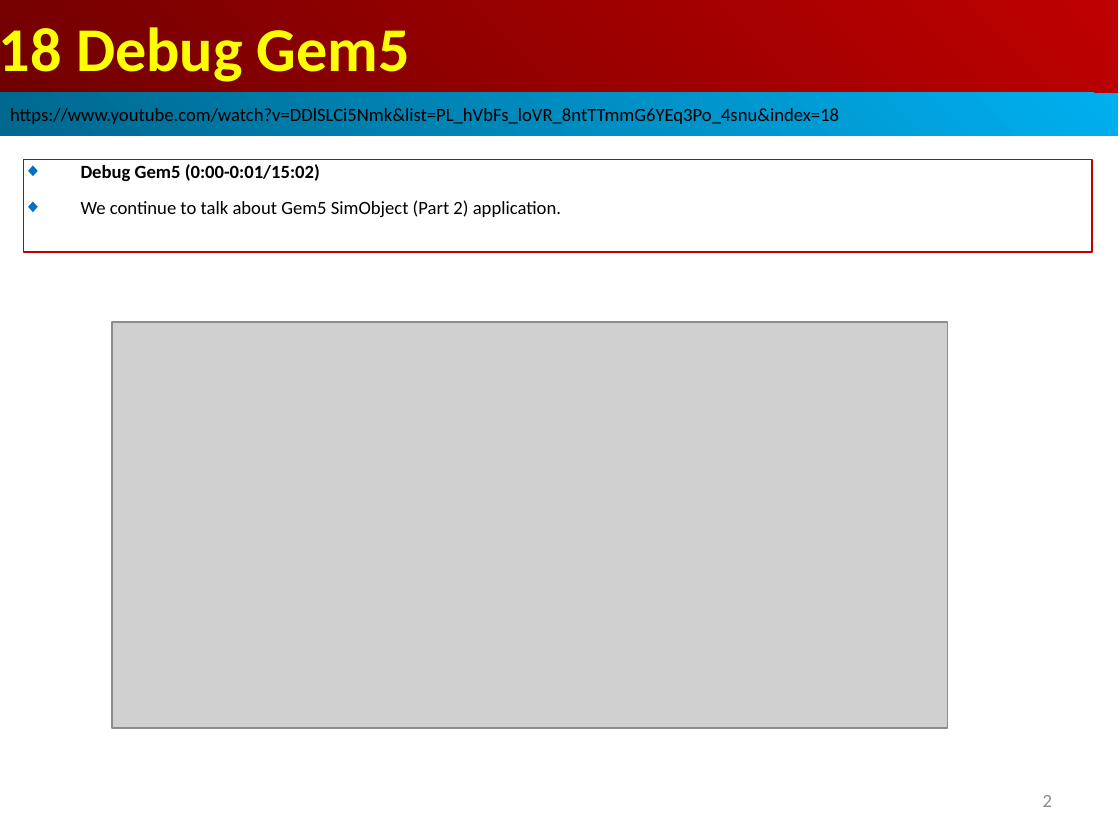
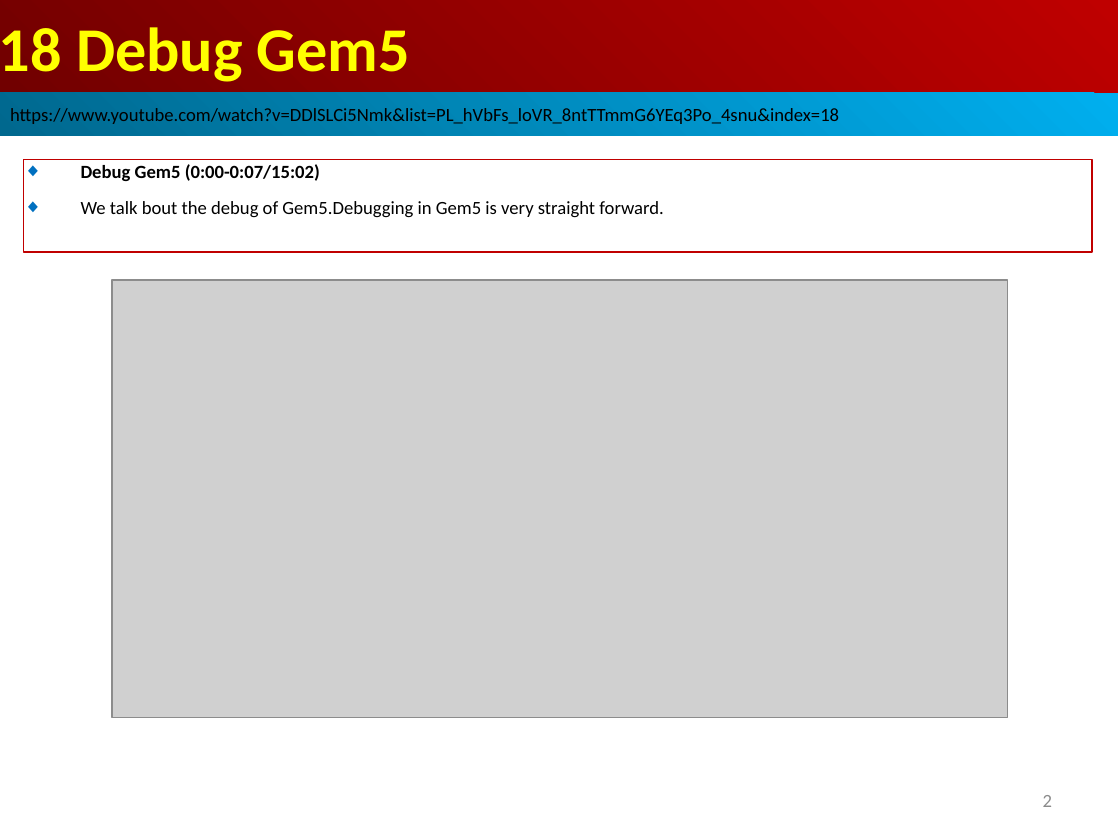
Before and after one commit to peterhchen/AIU_CS850_Gem5_McPAT, a slide deck: slide 2 of 050_Gem5/018.Debug/000_Video/018.Debug.ppt. Drawn at 1120x840 pixels with LibreOffice and Linux fonts; fonts in the diff are those of the drawing; grey boxes stand for pictures. Boxes give left, top, right and bottom in pixels: in the first picture for what was removed or moved away, otherwise in the second. Text is boxed around its words. In the diff, an @@ line names an element or a change of style, - is before the commit and + after.

```diff
--- a/050_Gem5/018.Debug/000_Video/018.Debug.ppt
+++ b/050_Gem5/018.Debug/000_Video/018.Debug.ppt
@@ text in rectangle at box(81, 164, 664, 218): text changed @@
-◆ Debug Gem5 (0:00-0:01/15:02)
-◆ We continue to talk about Gem5 SimObject (Part 2) application.
+◆ Debug Gem5 (0:00-0:07/15:02)
+◆ We talk bout the debug of Gem5.Debugging in Gem5 is very straight forward.
@@ picture: place and size @@
-picture at box(112, 323, 948, 728)
+picture at box(112, 280, 1008, 718)
```
Also in this commit, not shown: 2 other slides changed, 3 slides added.
